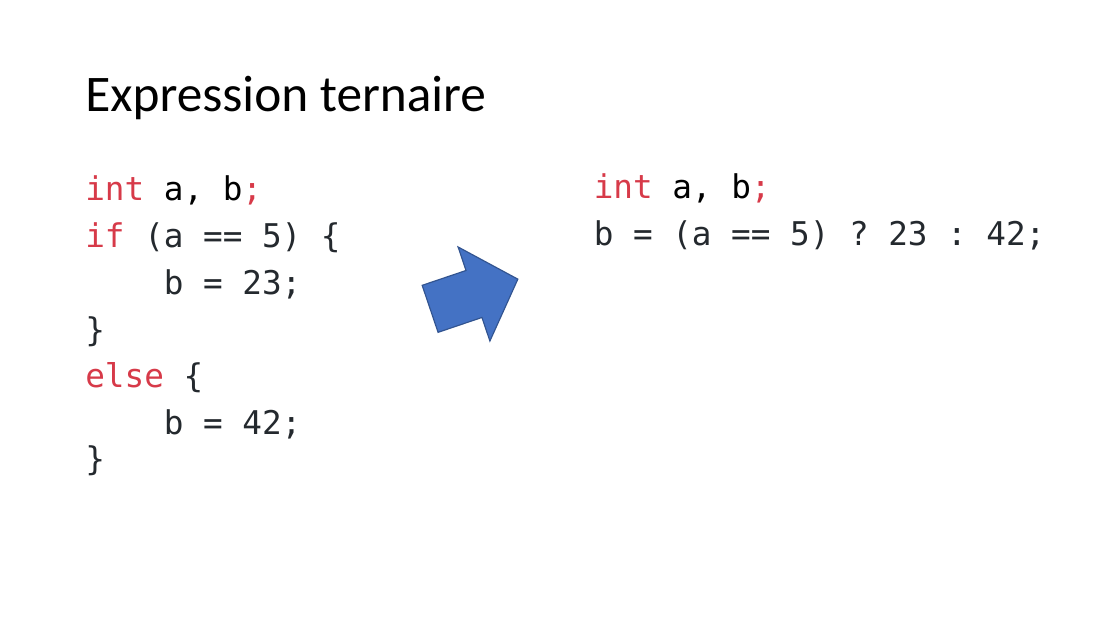
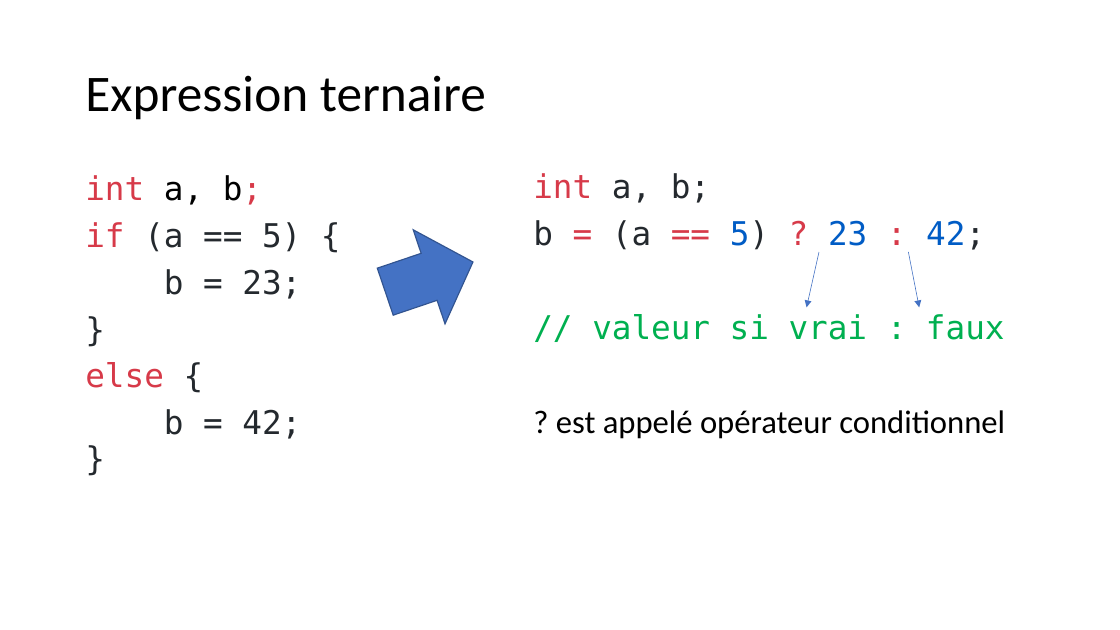
Before and after one commit to Firestorm49/bts-1, a slide deck: slide 20 of 02_C/02_Types-et-operateurs/Types et opérateurs en C.pptx (slide 19 before the commit). Drawn at 1120x630 pixels with LibreOffice and Linux fonts; fonts in the diff are those of the drawing. Boxes give left, top, right and bottom in pixels: in the first picture for what was removed or moved away, otherwise in the second. Text is boxed around its words. In the diff, an @@ line names an element or a change of style, - is before the commit and + after.

```diff
--- a/02_C/02_Types-et-operateurs/Types et opérateurs en C.pptx
+++ b/02_C/02_Types-et-operateurs/Types et opérateurs en C.pptx
@@ text "int a, b;": place and size @@
-text "int a, b;" at (594, 173, 1045, 250)
+text "int a, b;" at (533, 173, 1005, 439)
@@ text at (533, 173, 985, 250): text colour #000000 to #24292E in "a, b;"; text colour #D73A49 to #24292E in "b;"; text colour #24292E to #D73A49 in "= == ? :"; text colour #24292E to #005CC5 in "5) 23 42;" @@
@@ right arrow: place and size @@
-right arrow at (414, 232, 534, 356)
+right arrow at (370, 215, 489, 338)
@@ arrow added from (819, 252) to (807, 308), #4472C4 0.5 pt @@
@@ arrow added from (908, 252) to (919, 308), #4472C4 0.5 pt @@
@@ text at (556, 314, 1005, 439): paragraphs added @@
+// valeur si vrai : faux
+? est appelé opérateur conditionnel
```
Also in this commit, not shown: 2 other slides changed, 14 slides added, 6 other files.
